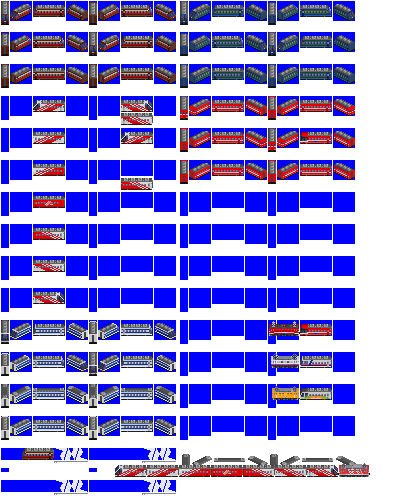
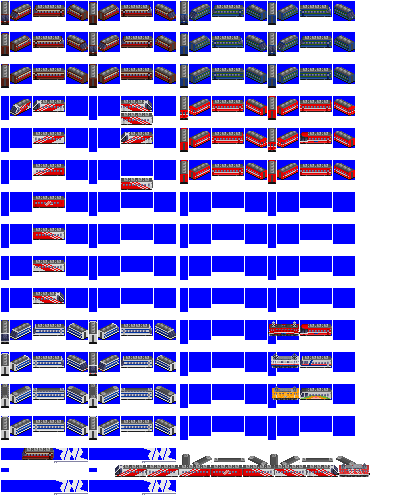
The second (400, 500) image is a revision of the first. Changes to its layers:
painted on "ser" over [10, 99, 31, 116]
